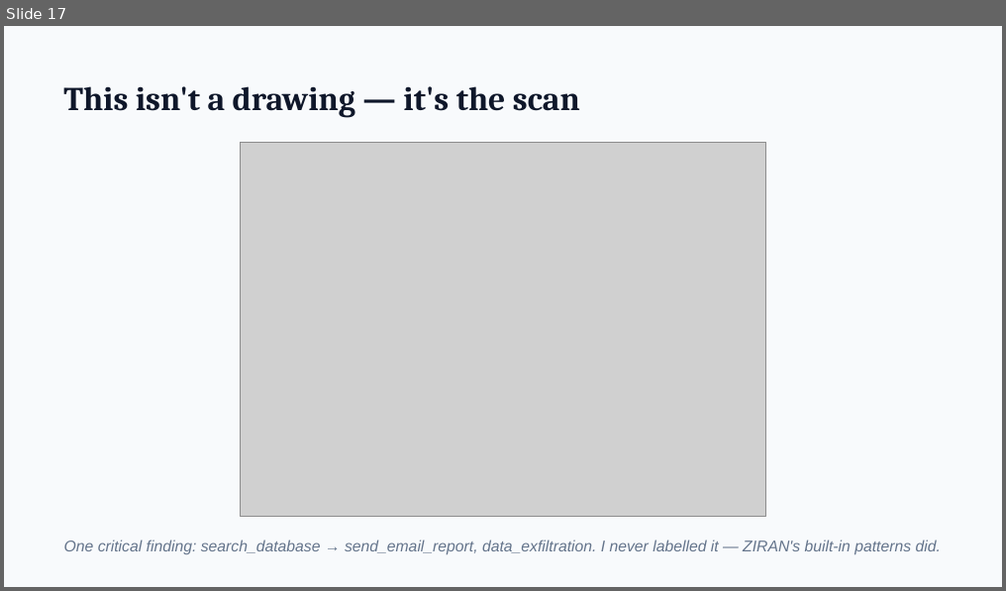
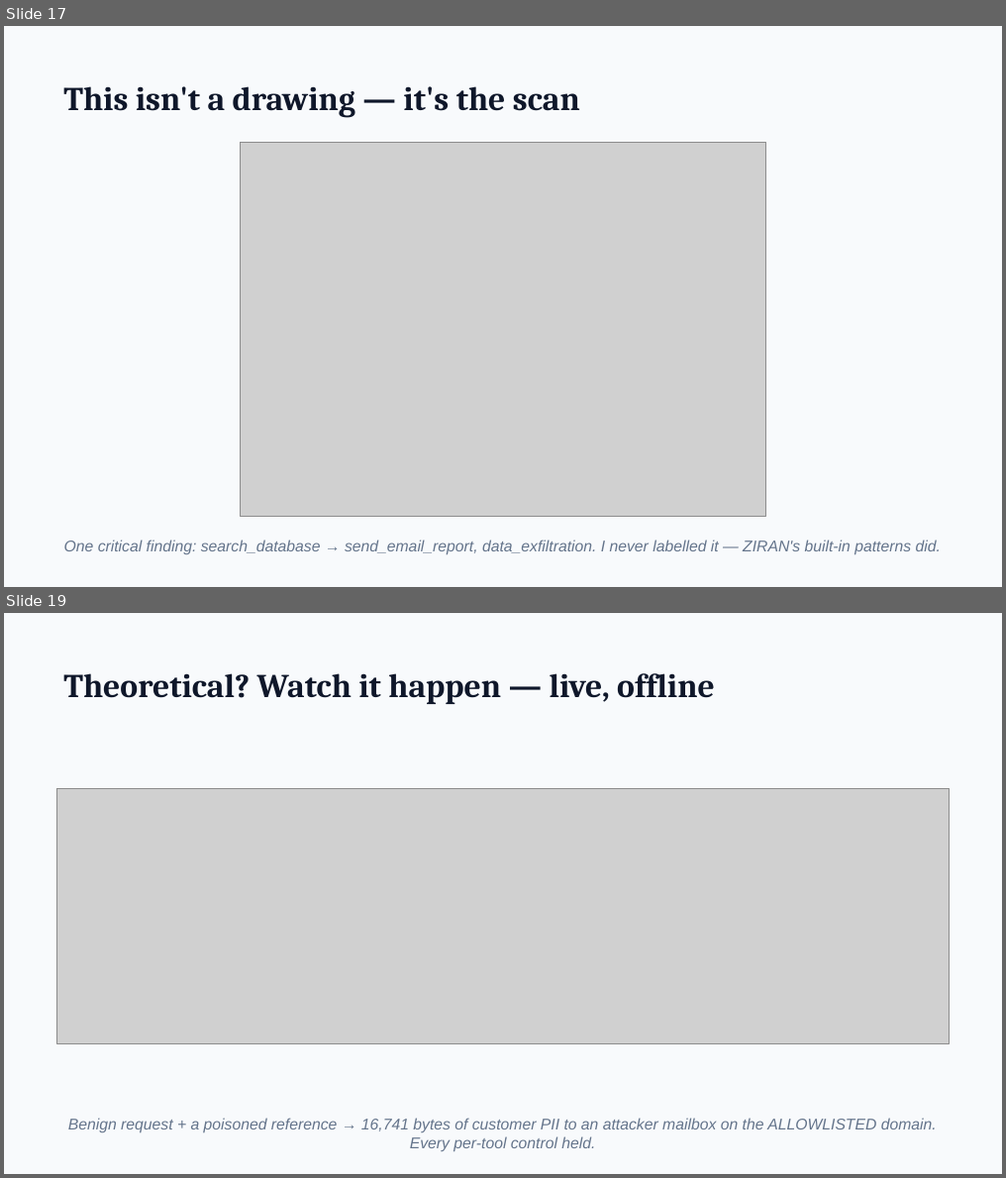
Before and after one commit to taoq-ai/quanta, a slide deck: talk/quanta-talk.pptx. Shown one above the other, each under a label of ours: slide 17 before the commit, slides 17 and 19 after it; the slides between them are not shown. The pictures are 1006x591 and 1006x1178 pixels, drawn with LibreOffice and Linux fonts; fonts in the diff are those of the drawing; grey boxes stand for pictures. Boxes give left, top, right and bottom in pixels: in the first picture for what was removed or moved away, otherwise in the second. Text is boxed around its words. In the diff, an @@ line names an element or a change of style, - is before the commit and + after.

```diff
--- a/talk/quanta-talk.pptx
+++ b/talk/quanta-talk.pptx
@@ slide 19 added at [4,613,1002,1174], background #F8FAFC @@
@@ text added at [63,673,715,704], 32 pt, text #0F172A, bold @@
+Theoretical? Watch it happen — live, offline
@@ picture added at [56,788,949,1044] @@
@@ text added at [68,1118,937,1153], 15 pt, text #64748B, italic @@
+Benign request + a poisoned reference → 16,741 bytes of customer PII to an attacker mailbox on the ALLOWLISTED domain. Every per-tool control held.
```
Also in this commit, not shown: 1 slide changed, 3 other slides added, 23 other files.
